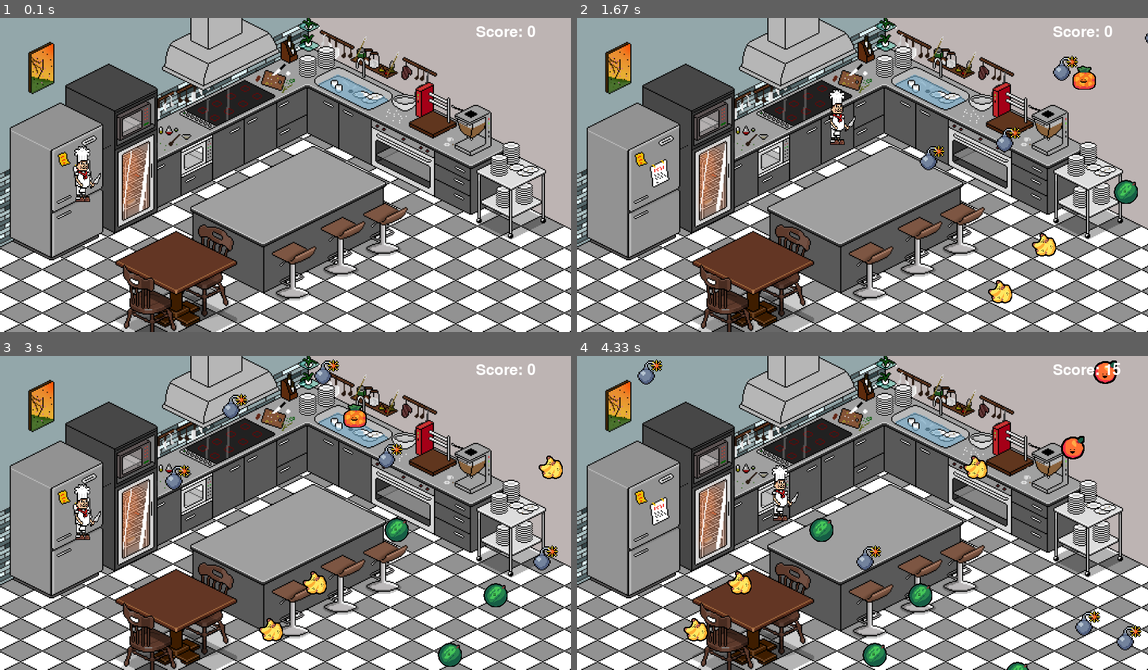
Above: before the commit, frames 1-4 (two rows, left to right).
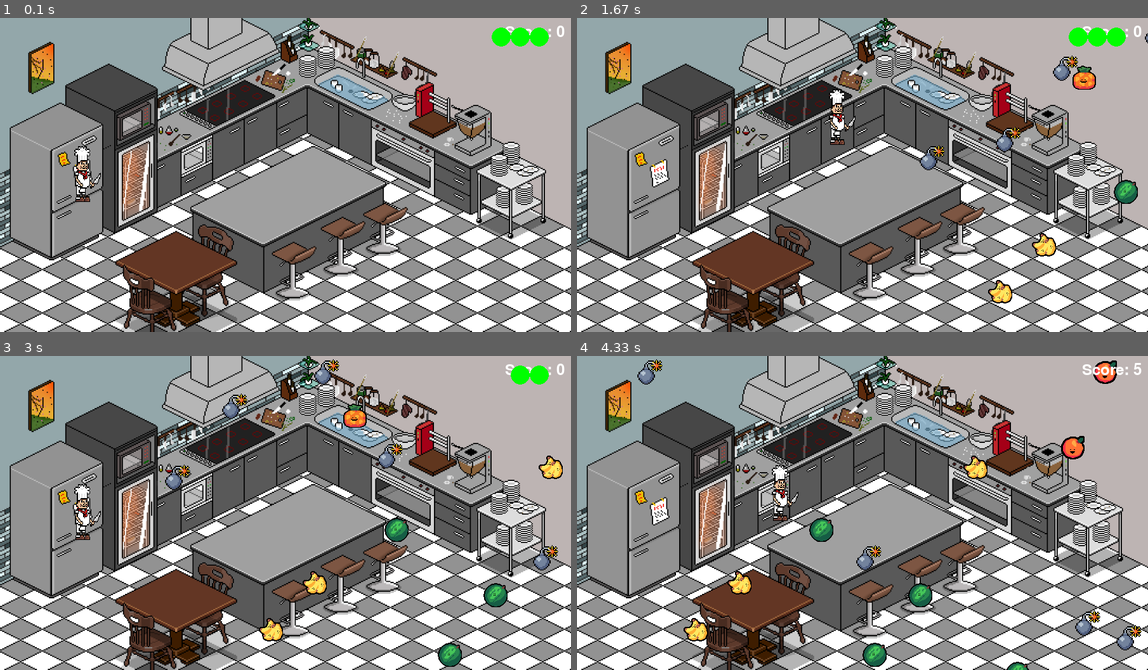
Above: after the commit, the same moments.

Repository: SkyesCodes/Pygame
Game: pygame game, started from main.py
Two runs of this game, one before a commit and one after it. Both use one fixed random seed, a clock stepped at 60 frames per second and the inputs below.
Inputs:
- Up to frame 1 (0.1 s): no input
- Up to frame 2 (1.67 s): hold D 0.33-0.8 s; hold W 0.83-1.13 s; hold D 1.17-1.63 s
- Up to frame 3 (3 s): hold A 1.67-2.2 s; hold S 2.23-2.53 s; hold A 2.57-2.97 s
- Up to frame 4 (4.33 s): hold W 3-3.37 s; hold D 3.4-4.03 s; hold S from 4.07 s (still down)

The runs differ from the first frame. In frame 1, 0.6% of the frame differs, in the area x 83-99%, y 2-10%; in frame 2, 0.6%; in frame 3, 0.5%; in frame 4, 0.3%.

Commit message:
bombs take lives away, but game does not end

Diff:
--- a/main.py
+++ b/main.py
@@ -46,20 +46,28 @@
         self.hitbox_height = int(self.height * self.hitbox_scale_vertical)
         self.hitbox = pygame.Rect(self.x + (self.width - self.hitbox_width) // 2, self.y + (self.height - self.hitbox_height) // 2, self.hitbox_width, self.hitbox_height)
         self.score = 0
+        self.lives = 3
+        self.game_over = False
 
     def move(self, keys_pressed):
-        if keys_pressed[pygame.K_a]:
-            self.x -= VEL
-        if keys_pressed[pygame.K_d]:
-            self.x += VEL
-        if keys_pressed[pygame.K_w]:
-            self.y -= VEL
-        if keys_pressed[pygame.K_s]:
-            self.y += VEL
-        self.hitbox = pygame.Rect(self.x + (self.width - self.hitbox_width) // 2, self.y + (self.height - self.hitbox_height) // 2, self.hitbox_width, self.hitbox_height)
+        if not self.game_over:
+            if keys_pressed[pygame.K_a]:
+                self.x -= VEL
+            if keys_pressed[pygame.K_d]:
+                self.x += VEL
+            if keys_pressed[pygame.K_w]:
+                self.y -= VEL
+            if keys_pressed[pygame.K_s]:
+                self.y += VEL
+            self.hitbox = pygame.Rect(self.x + (self.width - self.hitbox_width) // 2, self.y + (self.height - self.hitbox_height) // 2, self.hitbox_width, self.hitbox_height)
 
     def draw(self):
         WIN.blit(CHEF_SPRITE, (self.x, self.y))
+
+    def lose_life(self):
+        self.lives -= 1
+        if self.lives == 0:
+            self.game_over = True
 
 class Fruit:
     def __init__(self, images, width, height, speed, points):
@@ -68,7 +76,7 @@
         self.images = [pygame.transform.scale(img, (width, height)) for img in images]
         self.image = choice(self.images)
         self.speed = speed
-        self.points = points
+        self.points = choice(points)
         self.spawn_timer = uniform(0.25, 0.5)
         self.fruits_on_screen = []
         self.hitbox = pygame.Rect(self.x, self.y, width, height)
@@ -80,8 +88,8 @@
             self.y = randrange(HEIGHT)
         self.hitbox = pygame.Rect(self.x, self.y, self.image.get_width(), self.image.get_height())
 
-    def spawn_fruit(self):
-        if len(self.fruits_on_screen) < 10:
+    def spawn_fruit(self, chef):
+        if not chef.game_over and len(self.fruits_on_screen) < 10:
             self.fruits_on_screen.append(Fruit([ORANGE_IMAGE, WATERMELON_IMAGE, STRAWBERRY_IMAGE, PINEAPPLE_IMAGE, BANANA_IMAGE], 38, 38, 3, [10, 20, 5, 15, 15]))
 
     def draw(self):
@@ -106,8 +114,8 @@
             self.y = randrange(HEIGHT)
         self.hitbox = pygame.Rect(self.x, self.y, self.image.get_width(), self.image.get_height())
 
-    def spawn_bomb(self):
-        if len(self.bombs_on_screen) < 5:
+    def spawn_bomb(self, chef):
+        if not chef.game_over and len(self.bombs_on_screen) < 5:
             self.bombs_on_screen.append(Bomb(BOMB_IMAGE, BOMB_WIDTH, BOMB_HEIGHT, 5))
 
     def draw(self):
@@ -122,21 +130,26 @@
     fruit.draw()
     font = pygame.font.Font(None, 36)
     score_text = font.render(f"Score: {chef.score}", True, (255, 255, 255))
-    WIN.blit(score_text, (WIDTH - 150, 10))
+    WIN.blit(score_text, (WIDTH - score_text.get_width() - 10, 10))
+    if not chef.game_over:
+        for i in range(chef.lives):
+            pygame.draw.circle(WIN, (0, 255, 0), (WIDTH - 50 - 30 * i, 30), 15)
+    else:
+        font = pygame.font.Font(None, 74)
+        game_over_text = font.render("GAME OVER", True, (255, 0, 0))
+        WIN.blit(game_over_text, ((WIDTH - game_over_text.get_width()) // 2, HEIGHT // 3))
     pygame.display.update()
 
 def check_collision(chef, bomb, fruit):
-    chef_rect = pygame.Rect(chef.hitbox.x, chef.hitbox.y, chef.hitbox.width, chef.hitbox.height)
-    for bomb_instance in bomb.bombs_on_screen:
-        bomb_rect = pygame.Rect(bomb_instance.hitbox.x, bomb_instance.hitbox.y, bomb_instance.hitbox.width, bomb_instance.hitbox.height)
-        if chef_rect.colliderect(bomb_rect):
+    for fruit_instance in fruit.fruits_on_screen[:]:
+        if chef.hitbox.colliderect(fruit_instance.hitbox):
+            chef.score += fruit_instance.points
+            fruit.fruits_on_screen.remove(fruit_instance)
+    for bomb_instance in bomb.bombs_on_screen[:]:
+        if chef.hitbox.colliderect(bomb_instance.hitbox):
+            chef.lives -= 1
             bomb.bombs_on_screen.remove(bomb_instance)
 
-    for fruit_instance in fruit.fruits_on_screen:
-        fruit_rect = pygame.Rect(fruit_instance.hitbox.x, fruit_instance.hitbox.y, fruit_instance.hitbox.width, fruit_instance.hitbox.height)
-        if chef_rect.colliderect(fruit_rect):
-            chef.score += fruit_instance.points[fruit_instance.images.index(fruit_instance.image)]
-            fruit.fruits_on_screen.remove(fruit_instance)
 
 def main():
     chef = Chef(100, 200)
@@ -161,11 +174,11 @@
         fruit.spawn_timer -= 1 / FPS
 
         if bomb.spawn_timer <= 0:
-            bomb.spawn_bomb()
+            bomb.spawn_bomb(chef)
             bomb.spawn_timer = uniform(0.25, 0.5)
 
         if fruit.spawn_timer <= 0:
-            fruit.spawn_fruit()
+            fruit.spawn_fruit(chef)
             fruit.spawn_timer = uniform(0.25, 0.5)
 
         check_collision(chef, bomb, fruit)
